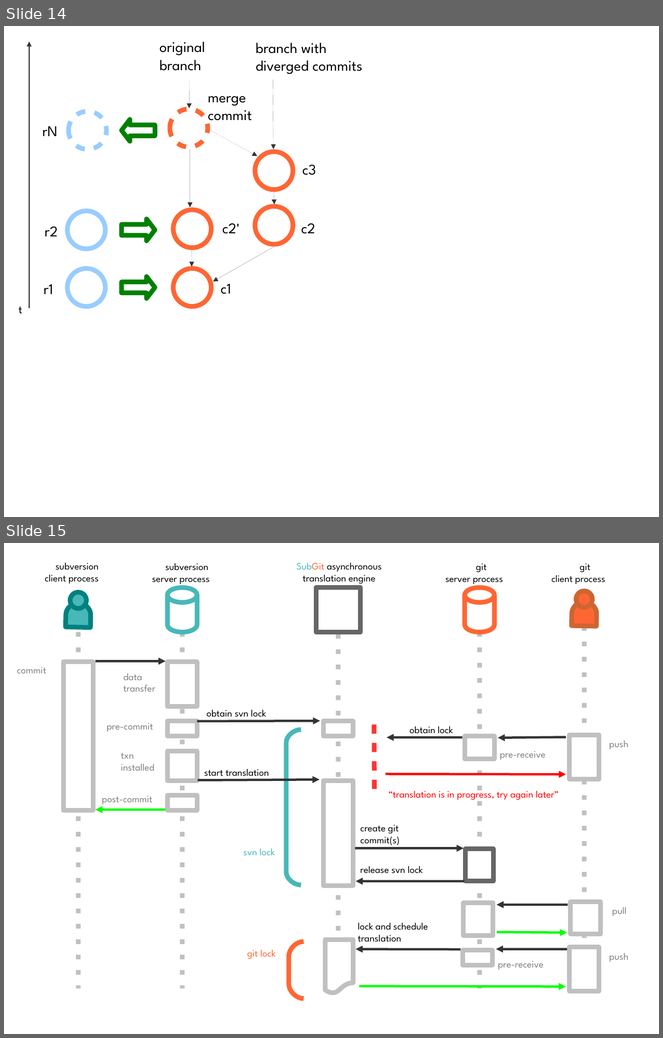
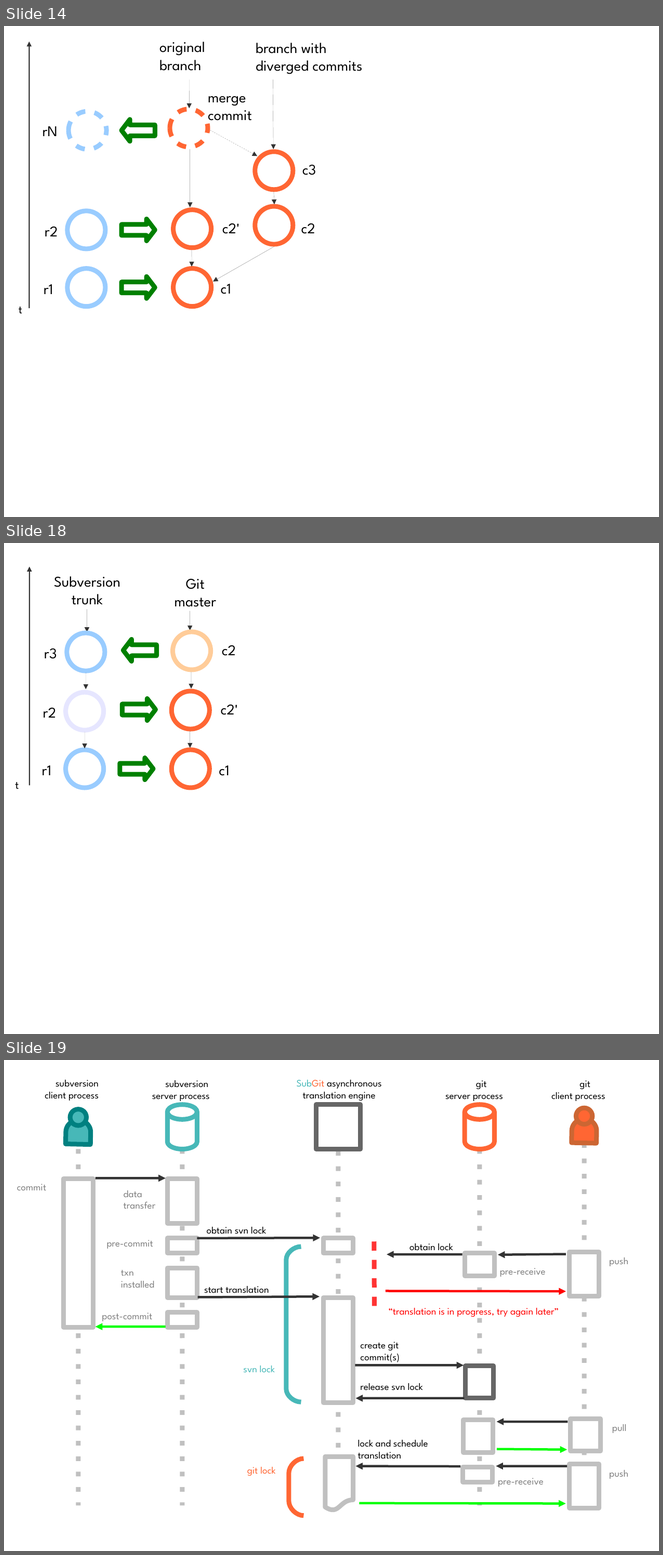
Before and after one commit to vs/subgit-book, a slide deck: subgit-book.odp. Shown one above the other, each under a label of ours: slides 14 and 15 before the commit, slides 14, 18 and 19 after it; the slides between them are not shown. The pictures are 663x1038 and 663x1555 pixels, drawn with LibreOffice and Linux fonts; fonts in the diff are those of the drawing. Boxes give left, top, right and bottom in pixels: in the first picture for what was removed or moved away, otherwise in the second. Text is boxed around its words. In the diff, an @@ line names an element or a change of style, - is before the commit and + after.

```diff
--- a/subgit-book.odp
+++ b/subgit-book.odp
@@ slide 18 added at [4, 543, 659, 1034], background #FFFFFF @@
@@ arrow added from (29, 785) to (29, 567), #333333 1.42 pt @@
@@ text added at [54, 576, 120, 610], 18 pt, text #000000 @@
+Subversion
+trunk
@@ text added at [175, 578, 216, 612], 18 pt, text #000000 @@
+Git
+master
@@ arrow added from (87, 609) to (87, 632), #333333 0 pt @@
@@ arrow added from (190, 611) to (190, 630), #333333 0 pt @@
@@ ellipse added at [67, 633, 105, 671], outline #99CCFF 5.67 pt @@
@@ ellipse added at [173, 632, 211, 670], outline #FFCC99 5.67 pt @@
@@ text added at [44, 649, 57, 659], 18 pt, text #000000 @@
+r3
@@ right arrow added at [124, 639, 157, 662], outline #008000 5.67 pt @@
@@ text added at [222, 645, 236, 656], 18 pt, text #000000 @@
+c2
@@ arrow added from (86, 672) to (86, 689), #333333 0 pt @@
@@ arrow added from (191, 672) to (191, 689), #333333 0 pt @@
@@ ellipse added at [66, 692, 104, 730], outline #E6E6FF 5.67 pt @@
@@ ellipse added at [171, 691, 210, 729], outline #FF6633 5.67 pt @@
@@ text added at [43, 707, 56, 718], 18 pt, text #000000 @@
+r2
@@ right arrow added at [123, 699, 156, 721], outline #008000 5.67 pt @@
@@ text added at [221, 704, 239, 715], 18 pt, text #000000 @@
+c2'
@@ arrow added from (85, 732) to (85, 749), #333333 0 pt @@
@@ arrow added from (190, 731) to (190, 748), #333333 0 pt @@
@@ ellipse added at [66, 750, 104, 788], outline #99CCFF 5.67 pt @@
@@ right arrow added at [120, 758, 153, 780], outline #008000 5.67 pt @@
@@ ellipse added at [171, 750, 210, 788], outline #FF6633 5.67 pt @@
@@ text added at [42, 766, 51, 775], 18 pt, text #000000 @@
+r1
@@ text added at [219, 766, 229, 776], 18 pt, text #000000 @@
+c1
@@ text added at [15, 782, 19, 789], 14 pt, text #000000 @@
+t
@@ what was slide 15 is now slide 19 @@
```
Also in this commit, not shown: 3 other slides added, 5 other files.
